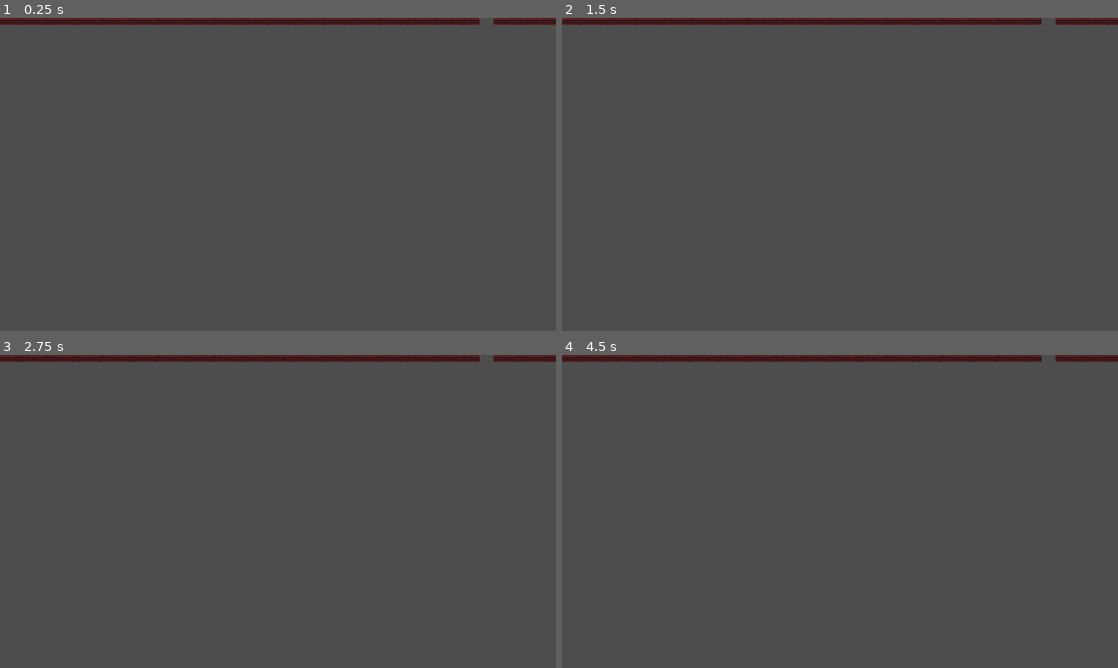
Above: before the commit, frames 1-4 (two rows, left to right).
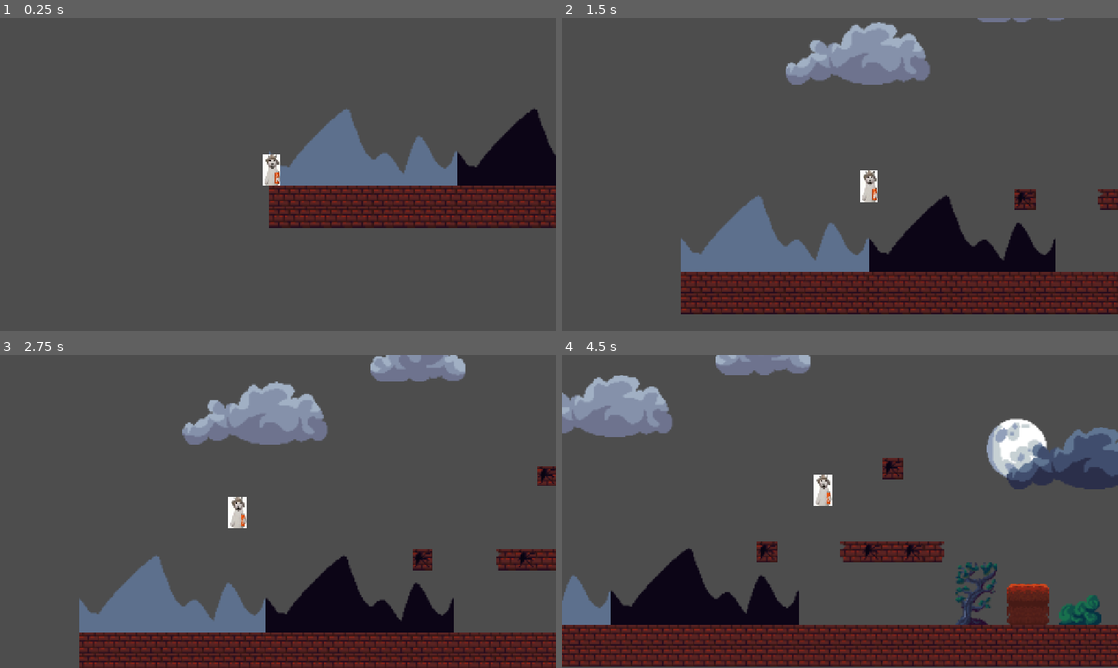
Above: after the commit, the same moments.

Repository: c-moo/PDAI
Game: Godot game, scene res://game.tscn
Same seed, same stepped clock (60 frames per second), same inputs: the game is played once before the commit and once after it. Before the commit the project starts from res://first-level.tscn.
Inputs:
- Up to frame 1 (0.25 s): no input
- Up to frame 2 (1.5 s): hold D (right) from 0.53 s (still down); tap Space (jump) at 0.6, 0.77, 1.07, 1.35 s
- Up to frame 3 (2.75 s): tap Space (jump) at 1.52, 1.82, 2.1 s; release D (right) at 2.03 s; hold A (left) from 2.03 s (still down)
- Up to frame 4 (4.5 s): release A (left) at 2.78 s; hold D (right) 2.78-4.28 s; tap Space (jump) at 2.85, 3.02, 3.32, 3.6, 3.77, 4.07, 4.35 s; hold A (left) from 4.28 s (still down)

The runs differ from the first frame. In frame 1, 16% of the frame differs, in the area x 0-100%, y 0-68%; in frame 2, 25%; in frame 3, 26%; in frame 4, 32%, in the area x 0-100%, y 0-100%.

Commit message:
doublejump, wallbounce

Diff:
--- a/project.godot
+++ b/project.godot
@@ -11,7 +11,7 @@
 [application]
 
 config/name="PDAI"
-run/main_scene="uid://pqjjorpy1gom"
+run/main_scene="uid://ct06eyeoca8gg"
 config/features=PackedStringArray("4.7", "Forward Plus")
 
 [display]
--- a/scenes/entities/player.gd
+++ b/scenes/entities/player.gd
@@ -2,14 +2,30 @@
 
 var direction_x: float
 @export var SPEED := 150
-@export var JUMP_STRENGTH = -200
+@export var JUMP_STRENGTH = -250
 @export var GRAVITY := 10
 @export var coins := 0
+@export var MAX_JUMPS := 2
+
+var jumps_left := MAX_JUMPS
+const WALL_JUMP_STRENGTH:= 0.75
+var wall_jumping := false
+var wall_jump_timer := 0.0
 
 func get_input():
 	direction_x = Input.get_axis("left", "right")
 	if Input.is_action_just_pressed("jump"):
-		velocity.y = JUMP_STRENGTH
+		if is_on_floor():
+			jumps_left = MAX_JUMPS
+		if is_on_wall():
+			velocity.x = get_wall_normal().x * SPEED * WALL_JUMP_STRENGTH
+			velocity.y = -SPEED * WALL_JUMP_STRENGTH
+			wall_jumping = true
+			wall_jump_timer = 0.3
+		if jumps_left > 0:
+			velocity.y = JUMP_STRENGTH
+			jumps_left -= 1
+
 
 func apply_gravity():
 	velocity.y += GRAVITY
@@ -17,6 +33,13 @@
 func _physics_process(_delta: float) -> void:
 
 	get_input()
-	velocity.x = direction_x * SPEED
+	if wall_jumping:
+		wall_jump_timer -= _delta
+
+		if wall_jump_timer <= 0:
+			wall_jumping = false
+	else:
+		velocity.x = direction_x * SPEED
+
 	apply_gravity()
 	move_and_slide()
